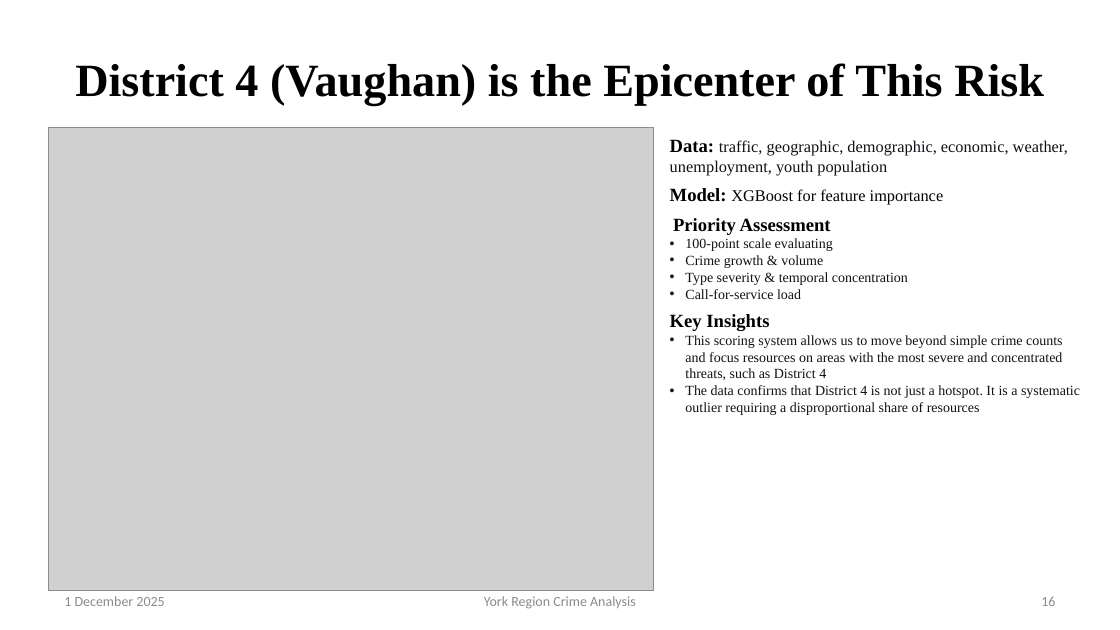
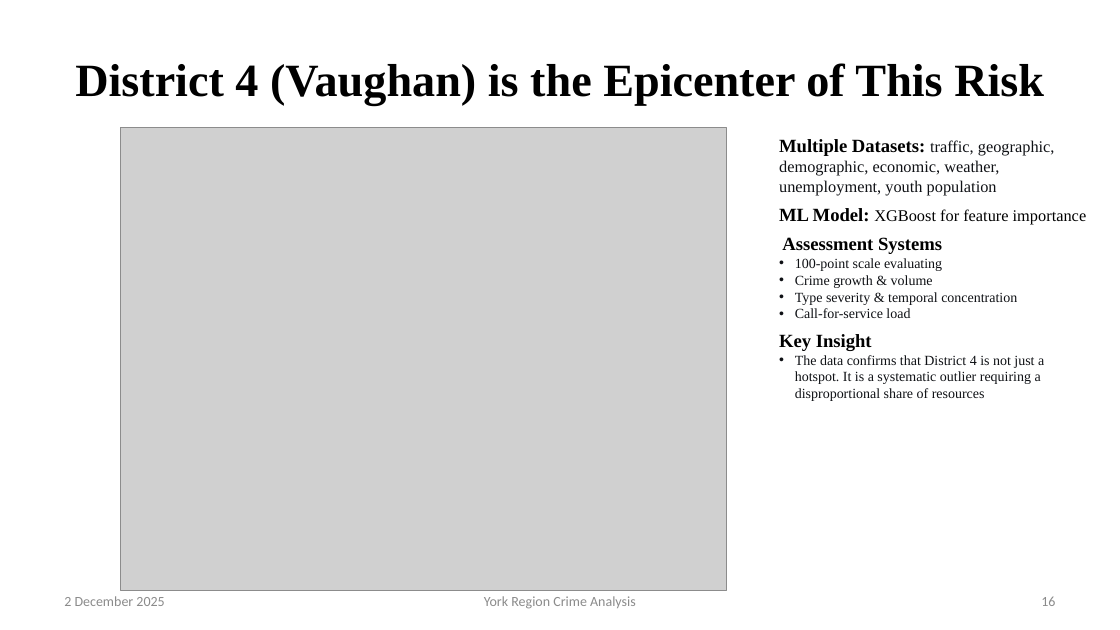
Before and after one commit to fuxima/YRP, a slide deck: slide 16 of YorkRegionCrimeAnalysis_presentation.pptx. Drawn at 1120x630 pixels with LibreOffice and Linux fonts; fonts in the diff are those of the drawing; grey boxes stand for pictures; background and template pictures are left out. Boxes give left, top, right and bottom in pixels: in the first picture for what was removed or moved away, otherwise in the second. Text is boxed around its words. In the diff, an @@ line names an element or a change of style, - is before the commit and + after.

```diff
--- a/YorkRegionCrimeAnalysis_presentation.pptx
+++ b/YorkRegionCrimeAnalysis_presentation.pptx
@@ picture: place and size @@
-picture at box(48, 128, 654, 590)
+picture at box(121, 128, 727, 590)
@@ text "Multiple Datasets: traffic, geographic, demographic, ...": place and size @@
-text "Multiple Datasets: traffic, geographic, demographic, ..." at box(670, 139, 1080, 415)
+text "Multiple Datasets: traffic, geographic, demographic, ..." at box(779, 139, 1087, 401)
@@ text at box(779, 139, 1087, 254): text changed @@
-Data: traffic, geographic, demographic, economic, weather, unemployment, youth population
-Model: XGBoost for feature importance
-Priority Assessment
+Multiple Datasets: traffic, geographic, demographic, economic, weather, unemployment, youth population
+ML Model: XGBoost for feature importance
+Assessment Systems
@@ text at box(779, 334, 872, 351): text changed; size 12 to 16 pt; text colour #0F1115 to #000000; bold on @@
-Key Insights
-• This scoring system allows us to move beyond simple crime counts and focus resources on areas with the most severe and concentrated threats, such as District 4
+Key Insight
@@ text at box(64, 596, 164, 606): text changed @@
-1 December 2025
+2 December 2025
```
Also in this commit, not shown: 26 other slides changed, 1 other file.
